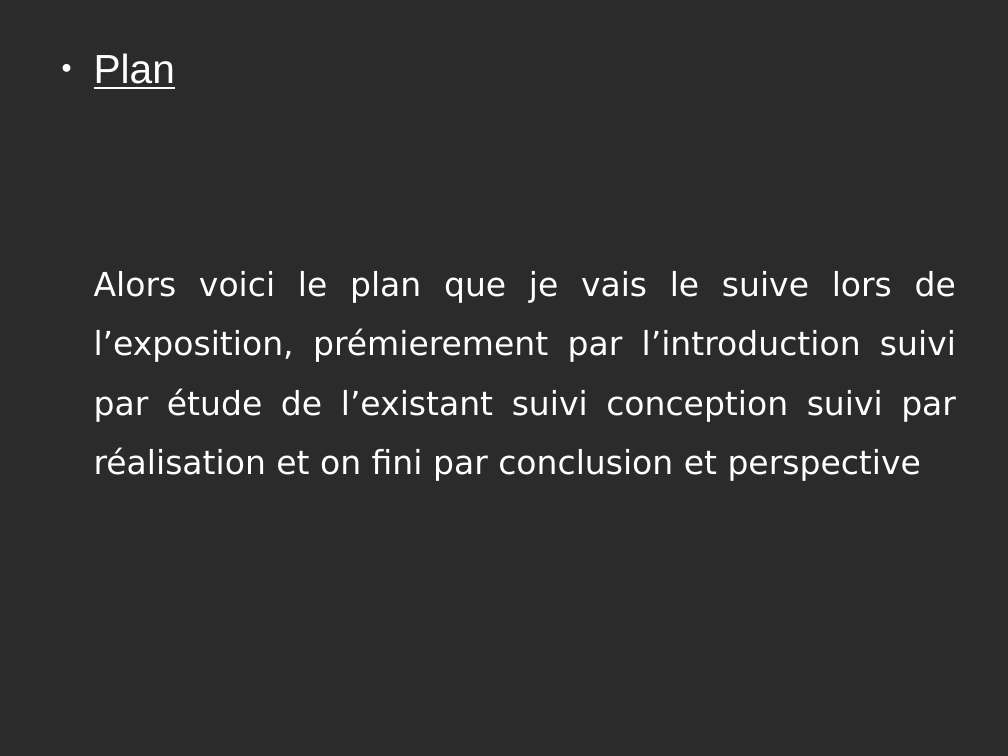
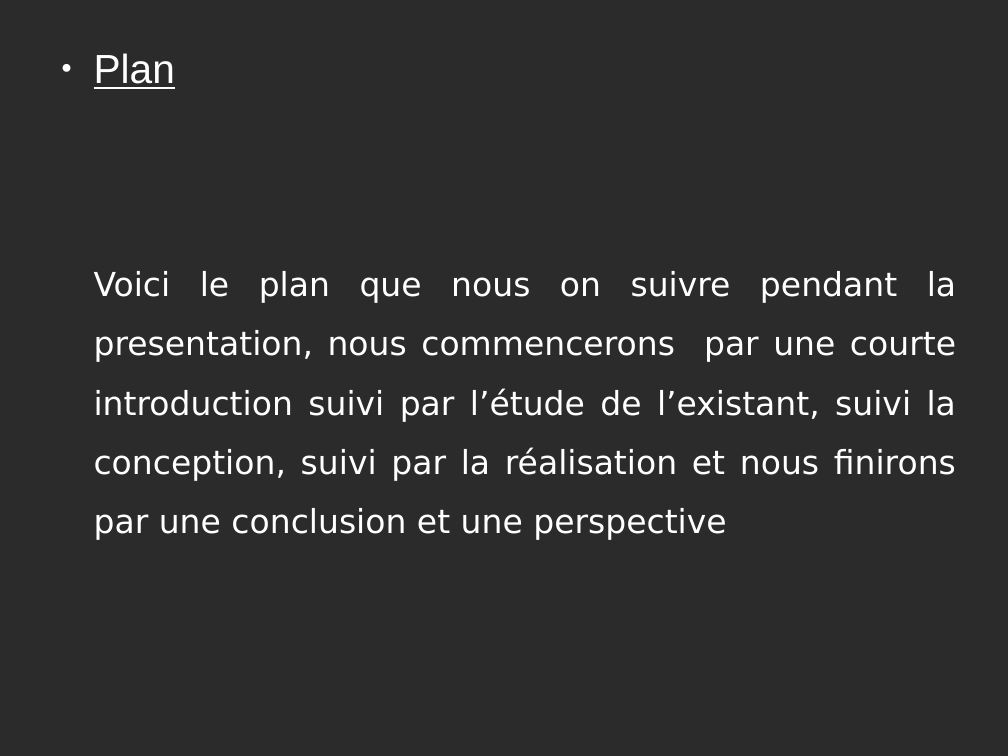
Before and after one commit to amine95bz/PFE, a slide deck: slide 2 of speech.odp. Drawn at 1008x756 pixels with LibreOffice and Linux fonts; fonts in the diff are those of the drawing; background and template pictures are left out; a plain dark background stands for a picture behind light text. Boxes give left, top, right and bottom in pixels: in the first picture for what was removed or moved away, otherwise in the second. Text is boxed around its words. In the diff, an @@ line names an element or a change of style, - is before the commit and + after.

```diff
--- a/speech.odp
+++ b/speech.odp
@@ text at (x1=94, y1=271, x2=956, y2=540): text changed @@
-Alors voici le plan que je vais le suive lors de l’exposition, prémierement par l’introduction suivi par étude de l’existant suivi conception suivi par réalisation et on fini par conclusion et perspective
+Voici le plan que nous on suivre pendant la presentation, nous commencerons par une courte introduction suivi par l’étude de l’existant, suivi la conception, suivi par la réalisation et nous finirons par une conclusion et une perspective
```
Also in this commit, not shown: 5 other slides changed, 1 other file.
